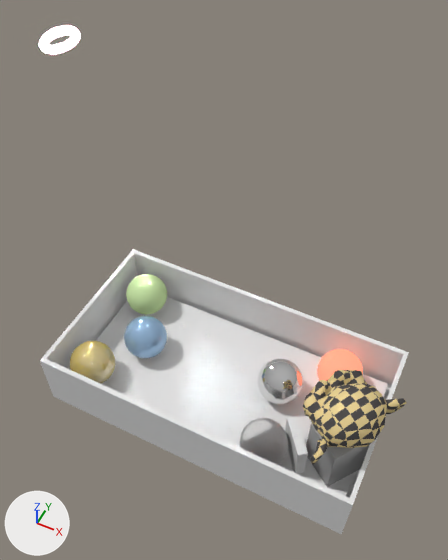
The Blender file assets_for_vulkan/for_new_static_baked_scene/blends/scene_with_spheres_and_ball.blend as it was, and as the next commit left it.
Camera for both pictures: a 50 mm lens placed at (4.11, -8.28, 14.71), pointed at (-0.84, 1.61, 2.34). Lighting does not change. The marker at lower left points along +X, +Y and +Z.

Names of what the first picture shows: 'box', 'cube1', 'cube2', 'floor', 'light', 'monkey', 's1', 's2', 's3', 's4', 's5', 's6'.
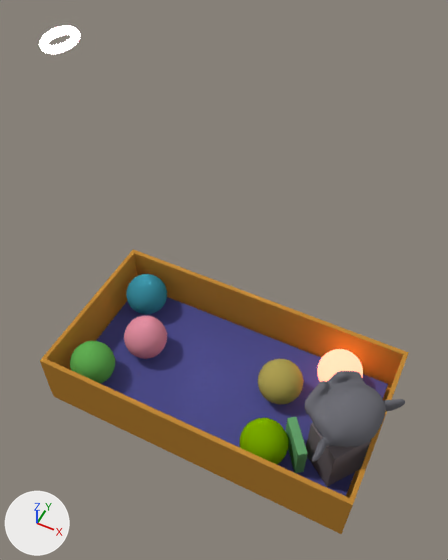
Pixel boxes (x1, y1, x2, y2) of what changed, in the pictures (448 x 560 px):
'box', surface changed (grey to brown): (40, 249, 409, 534) in both
'floor', surface changed, recoloured (white to blue): (96, 297, 388, 496) in both
'monkey', surface changed, reshaped, modifiers changed: before (303, 370, 407, 465); after (305, 371, 405, 462)
'cube1', surface changed (grey to black): (306, 423, 371, 487) in both
's2', surface changed, recoloured (grey to yellow): (258, 359, 303, 405) in both
's3', surface changed, recoloured (grey to green): (239, 418, 288, 464) in both
's5', surface changed, recoloured (blue to pink): (124, 316, 167, 359) in both
's6', surface changed, recoloured (beige to green): (70, 341, 115, 384) in both
's1', surface changed, recoloured (green to cyan): (126, 274, 167, 315) in both
's4', surface changed: (317, 349, 363, 382) in both
'cube2', surface changed (white to green): (285, 416, 308, 474) in both
part 1 of me_box, added (brown): after (40, 249, 409, 534)
part 3 of me_cube_002, added (black): after (306, 425, 371, 487)
part 4 of me_cube_002, recoloured (grey to black): (311, 424, 357, 459) in both

The change, as a list of edits to the scene's bpy script:
```text
Change mat_all_mat:
    remove mat_all_mat.base_color = (0.8, 0.8, 0.8)  # white #e7e7e7
    add mat_all_mat.texture = img_all_diffuse_c
Change mat_s4:
    where n4 = _N.new('ShaderNodeEmission'); n4.name = 'Emission'
    n4.inputs[1].default_value: 3.0 -> 6.25  # 'Strength'
Change me_box:
    remove me_box.from_pydata(...)  # 16 vertices, 14 faces; spans x -4.21..4.21, y -2.25..2.25, z -1.0..0.75
    add me_box.from_pydata(...)  # 224 vertices, 226 faces; spans x -4.21..4.21, y -2.25..2.25, z -1.0..0.75
    me_box part 1: 208 vertices added at x -4.21..4.21, y -2.25..2.25, z -1.0..0.75
Change me_suzanne:
    used by ob_monkey; location = (3.35, -0.64, 2.0); rotation_euler = (-0.196, 0.0, -2.111), in degrees (-11, 0, -121)
    remove me_suzanne.from_pydata(...)  # 507 vertices, 500 faces; spans x -1.37..1.37, y -0.85..0.85, z -0.98..0.98
    remove me_suzanne.materials.append(mat_monkey)
    add me_suzanne.from_pydata(...)  # 2012 vertices, 1968 faces; spans x -1.34..1.34, y -0.83..0.8, z -0.97..0.95
    me_suzanne part 2: 15 vertices moved within x -1.23..1.23, y -0.8..0.45, z -0.87..0.33; 467 vertices removed from x -1.37..1.37, y -0.85..0.85, z -0.98..0.98; 1972 vertices added at x -1.34..1.34, y -0.83..0.8, z -0.97..0.95
    add me_suzanne.materials.append(mat_all_mat)  # picture img_all_diffuse_c
Change me_cube_002:
    used by ob_cube1; location = (3.4, -0.81, 0.85); rotation_euler = (0.0, 0.0, 0.948), in degrees (0, 0, 54)
    remove me_cube_002.from_pydata(...)  # 8 vertices, 6 faces; spans x -0.5..0.5, y -0.5..0.5, z -0.744..0.744
    add me_cube_002.from_pydata(...)  # 48 vertices, 46 faces; spans x -0.5..0.5, y -0.5..0.5, z -0.744..0.744
    me_cube_002 part 3: 40 vertices added at x -0.5..0.5, y -0.5..0.5, z -0.656..0.662
    me_cube_002 part 4: 2 faces spanning x -0.5..0.5, y -0.5..0.5, z -0.744..0.744 switch from mat_cube1 (grey #adadad) to mat_all_mat (picture img_all_diffuse_c)
Change me_icosphere_006:
    where me_icosphere_006.from_pydata(...)  # 642 vertices, 1280 faces; spans x -0.6..0.6, y -0.6..0.6, z -0.6..0.6
    remove me_icosphere_006.materials.append(mat_s6)
    add me_icosphere_006.materials.append(mat_all_mat)  # picture img_all_diffuse_c
Change me_icosphere_005:
    where me_icosphere_005.from_pydata(...)  # 642 vertices, 1280 faces; spans x -0.6..0.6, y -0.6..0.6, z -0.6..0.6
    remove me_icosphere_005.materials.append(mat_s5)  # blue #a2c5e7
    add me_icosphere_005.materials.append(mat_all_mat)  # picture img_all_diffuse_c
Change me_icosphere_003:
    where me_icosphere_003.from_pydata(...)  # 642 vertices, 1280 faces; spans x -0.6..0.6, y -0.6..0.6, z -0.6..0.6
    remove me_icosphere_003.materials.append(mat_s3)
    add me_icosphere_003.materials.append(mat_all_mat)  # picture img_all_diffuse_c
Change me_icosphere_002:
    where me_icosphere_002.from_pydata(...)  # 642 vertices, 1280 faces; spans x -0.6..0.6, y -0.6..0.6, z -0.6..0.6
    remove me_icosphere_002.materials.append(mat_s2)
    add me_icosphere_002.materials.append(mat_all_mat)  # picture img_all_diffuse_c
Change me_icosphere_001:
    where me_icosphere_001.from_pydata(...)  # 642 vertices, 1280 faces; spans x -0.6..0.6, y -0.6..0.6, z -0.6..0.6
    remove me_icosphere_001.materials.append(mat_s1)  # green #cbe7a9
    add me_icosphere_001.materials.append(mat_all_mat)  # picture img_all_diffuse_c
Change me_cube:
    where me_cube.from_pydata(...)  # 8 vertices, 6 faces; spans x -4.0..4.0, y -2.0..2.0, z -0.1..0.1
    remove me_cube.materials.append(mat_floor)  # white #e7e7e7
    add me_cube.materials.append(mat_all_mat)  # picture img_all_diffuse_c
Change ob_box:
    add _m = ob_box.modifiers.new('Subsurf', 'SUBSURF')
    add _m.levels = 2
Change ob_monkey:
    add _m = ob_monkey.modifiers.new('Subsurf', 'SUBSURF')
    add _m.levels = 3
    add _m.render_levels = 3
Change ob_cube2:
    add _m = ob_cube2.modifiers.new('Subsurf', 'SUBSURF')
    add _m.levels = 2
```
